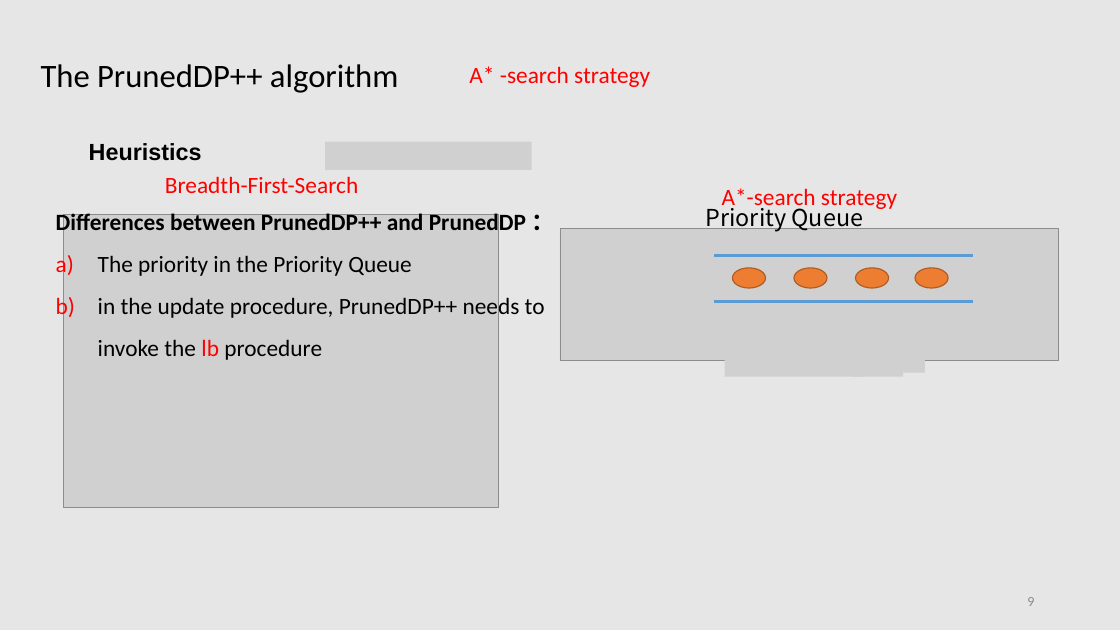
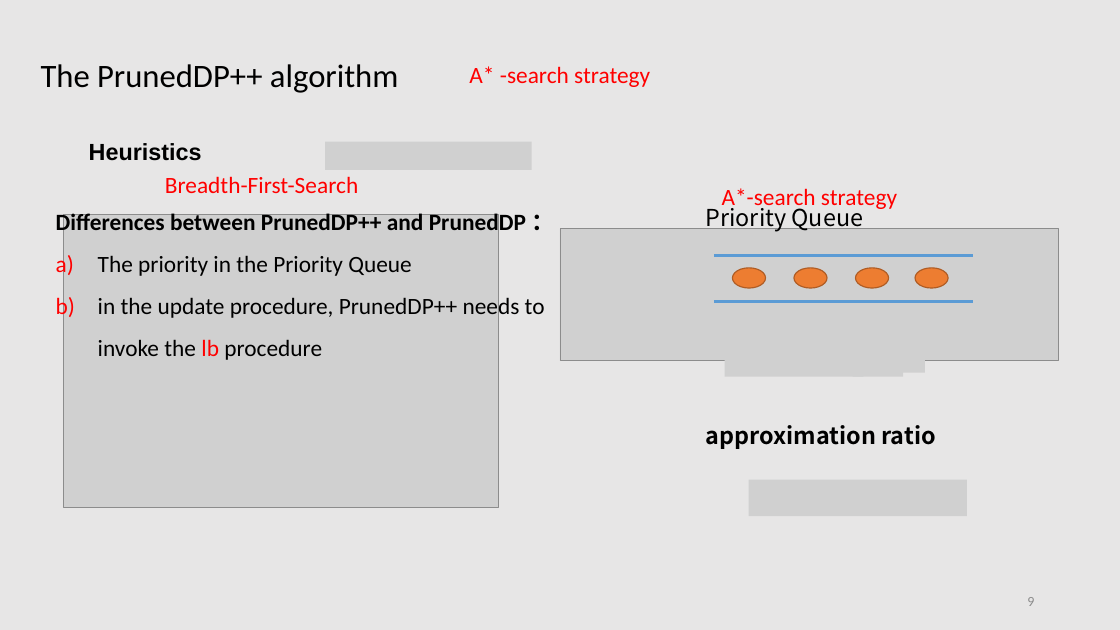
Before and after one commit to tianzhuwei/PPT, a slide deck: slide 9 of Efficient and Progressive GST Search.pptx. Drawn at 1120x630 pixels with LibreOffice and Linux fonts; fonts in the diff are those of the drawing; grey boxes stand for pictures. Boxes give left, top, right and bottom in pixels: in the first picture for what was removed or moved away, otherwise in the second. Text is boxed around its words. In the diff, an @@ line names an element or a change of style, - is before the commit and + after.

```diff
--- a/Efficient and Progressive GST Search.pptx
+++ b/Efficient and Progressive GST Search.pptx
@@ text added at (x1=706, y1=425, x2=935, y2=449), 20 pt, text #000000, bold @@
+approximation ratio
@@ picture added at (x1=749, y1=480, x2=967, y2=517) @@
```
Also in this commit, not shown: 3 other slides changed.
